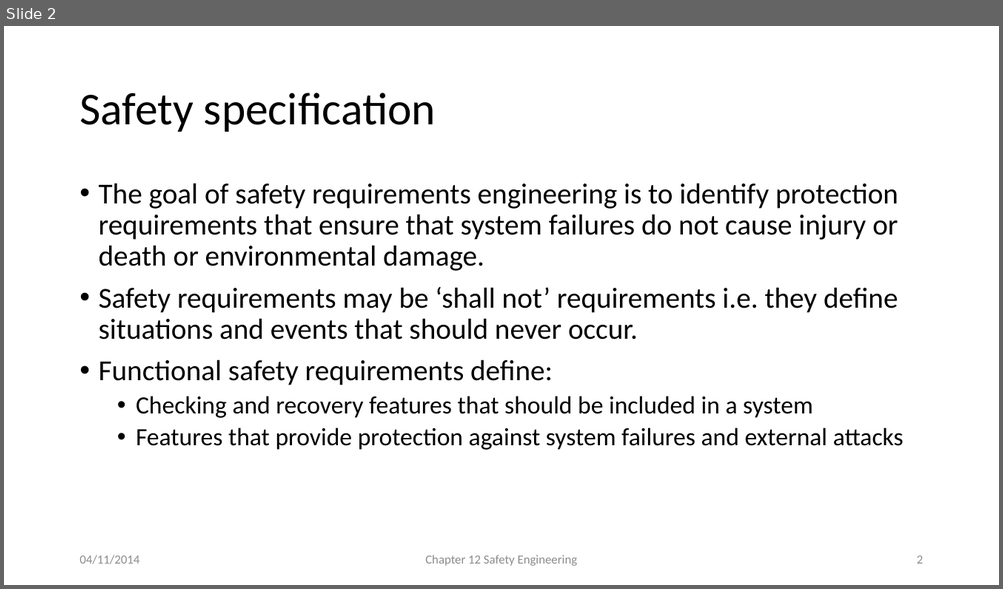
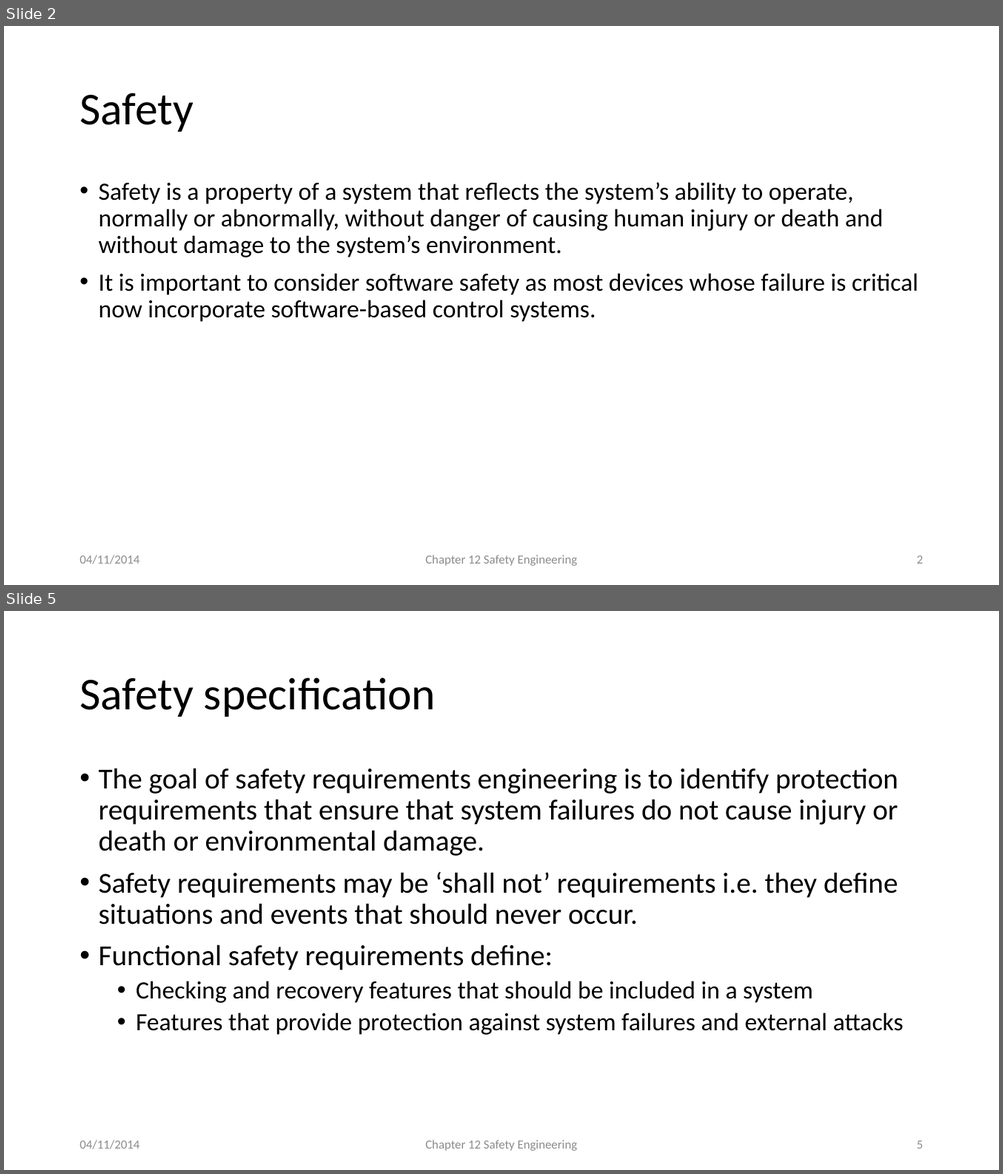
Before and after one commit to atu-se/atu.innomadic.com, a slide deck: courses/ase/lectures/Ch12 Safety Engineering-abbreviated.pptx. Shown one above the other, each under a label of ours: slide 2 before the commit, slides 2 and 5 after it; the slides between them are not shown. The pictures are 1003x589 and 1003x1174 pixels, drawn with LibreOffice and Linux fonts; fonts in the diff are those of the drawing. Boxes give left, top, right and bottom in pixels: in the first picture for what was removed or moved away, otherwise in the second. Text is boxed around its words. In the diff, an @@ line names an element or a change of style, - is before the commit and + after.

```diff
--- a/courses/ase/lectures/Ch12 Safety Engineering-abbreviated.pptx
+++ b/courses/ase/lectures/Ch12 Safety Engineering-abbreviated.pptx
@@ slide 2 added at [4, 26, 999, 585], background #FFFFFF @@
@@ title added at [79, 93, 193, 132], 44 pt, text #000000 @@
+Safety
@@ text added at [99, 182, 918, 322], 24 pt, text #000000 @@
+• Safety is a property of a system that reflects the system’s ability to operate, normally or abnormally, without danger of causing human injury or death and without damage to the system’s environment.
+• It is important to consider software safety as most devices whose failure is critical now incorporate software-based control systems.
@@ text added at [79, 555, 139, 565], 12 pt, text #8C8C8C @@
+04/11/2014
@@ text added at [425, 555, 578, 566], 12 pt, text #8C8C8C @@
+Chapter 12 Safety Engineering
@@ page number added at [916, 556, 922, 564], 12 pt, text #8C8C8C @@
+2
@@ what was slide 2 is now slide 5 @@
@@ page number at [916, 1141, 922, 1149]: text changed @@
-2
+5
```
Also in this commit, not shown: 1 slide changed, 2 other slides added.
